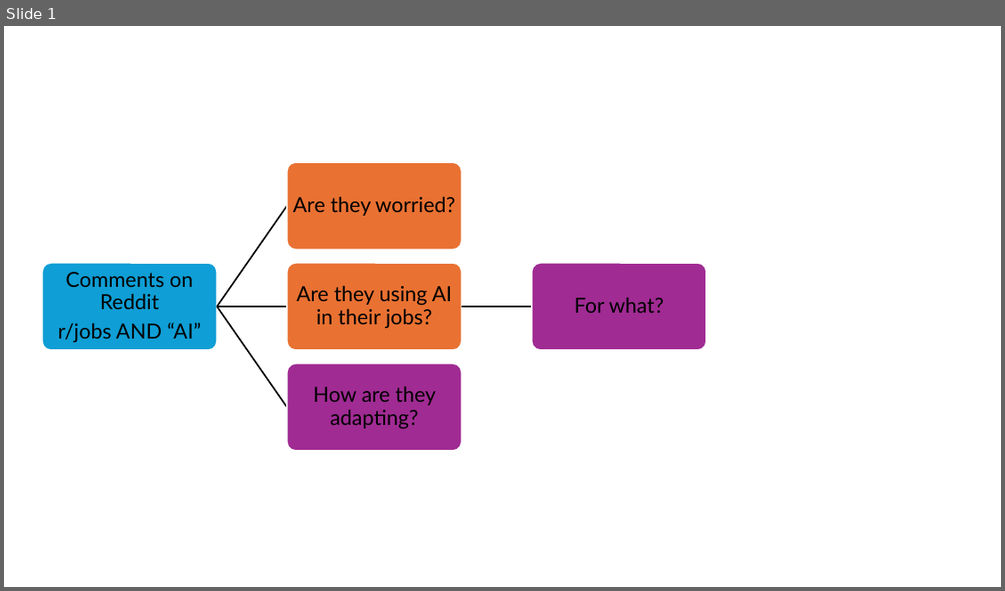
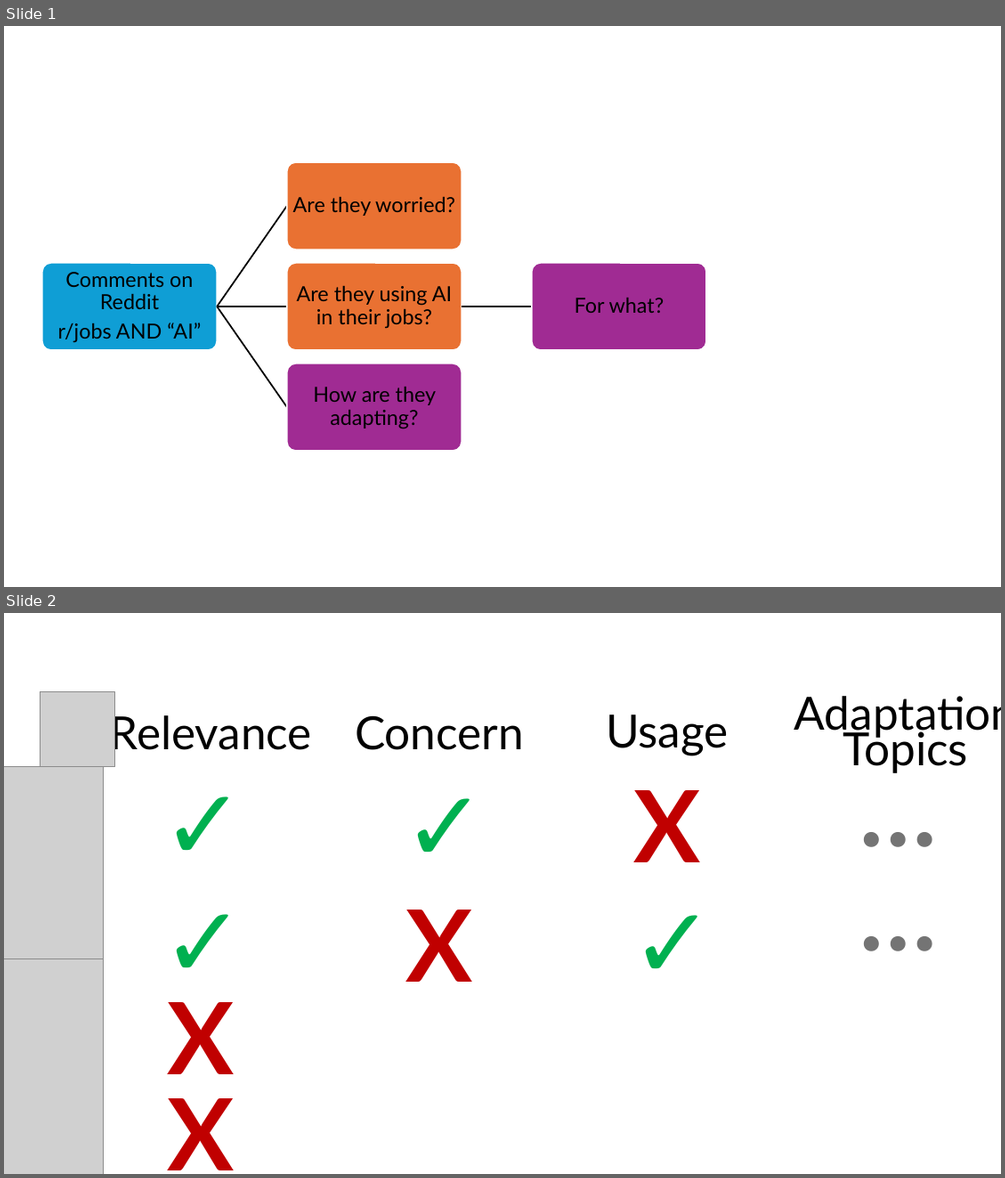
Before and after one commit to josephmars/SFI_CGS_2024, a slide deck: docs/charts.pptx. Shown one above the other, each under a label of ours: slide 1 before the commit, slides 1 and 2 after it. The pictures are 1005x591 and 1005x1178 pixels, drawn with LibreOffice and Linux fonts; fonts in the diff are those of the drawing; grey boxes stand for pictures. Boxes give left, top, right and bottom in pixels: in the first picture for what was removed or moved away, otherwise in the second. Text is boxed around its words. In the diff, an @@ line names an element or a change of style, - is before the commit and + after.

Commit message:
added charts for presentation Friday 2nd

```diff
--- a/docs/charts.pptx
+++ b/docs/charts.pptx
@@ slide 2 added at [4,613,1001,1174], background #FFFFFF @@
@@ picture added at [40,691,114,766] @@
@@ text added at [110,710,313,758], 44 pt, text #000000 @@
+Relevance
@@ text added at [355,715,524,750], 44 pt, text #000000 @@
+Concern
@@ text added at [606,714,728,756], 44 pt, text #000000 @@
+Usage
@@ text added at [794,696,1001,773], 44 pt, text #000000 @@
+Adaptation Topics
@@ picture added at [4,766,103,958] @@
@@ text added at [145,761,263,882], 96 pt, text #00B050, bold @@
+✓
@@ text added at [386,762,504,883], 96 pt, text #00B050, bold @@
+✓
@@ text added at [843,763,954,974], 96 pt, text #747474, bold @@
+…
+…
@@ text added at [633,790,700,862], 96 pt, text #C00000, bold @@
+X
@@ text added at [145,877,263,999], 96 pt, text #00B050, bold @@
+✓
@@ text added at [614,879,732,1000], 96 pt, text #00B050, bold @@
+✓
@@ text added at [406,909,473,981], 96 pt, text #C00000, bold @@
+X
@@ picture added at [4,958,103,1174] @@
@@ text added at [167,1002,234,1074], 96 pt, text #C00000, bold @@
+X
@@ text added at [167,1098,234,1170], 96 pt, text #C00000, bold @@
+X
```
Also in this commit, not shown: 1 other file.
